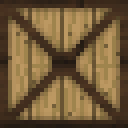
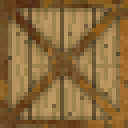
Layered file, before and after one edit (128x128). Changes by layer:
added layer "Overlay2" above "BoxOverlay" over [0, 0, 128, 128]
hid "BoxOverlay" over [0, 0, 128, 128]
